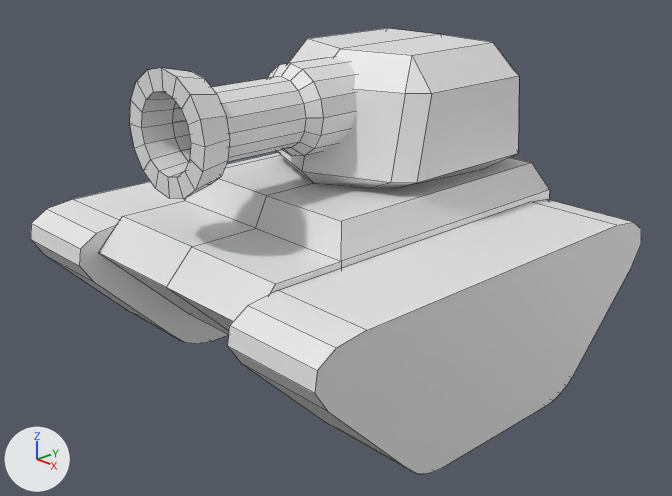
Renders of the Blender file Tank/Tank1.blend from each side of a commit.
Both versions are drawn from a 50 mm lens placed at (4.49, -4.21, 3.15), pointed at (0.09, -0.07, 0.88). The lights are fixed; the arrows at lower left show +X, +Y and +Z. Mesh edges are drawn as thin lines.

In view in the first picture: 'Cabine', 'Cannon', 'Center', 'Tracks'.
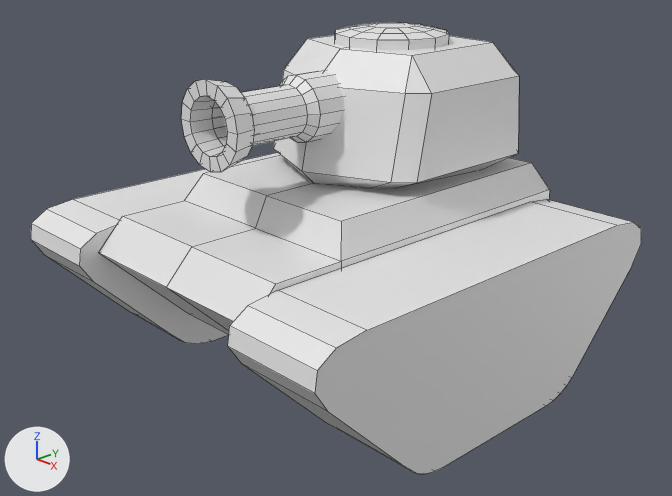
Commit message: Add tapa

Location of each change, [x1, y1, x2, y2] in pixels of the pictures (672 x 496 px):
'Cannon', rescaled (28% narrower, 29% shorter)
    before: [130, 57, 356, 199]
    after: [181, 71, 344, 172]
'Tapa', added
    after: [335, 23, 449, 50]

Edits to the bpy script that builds the scene:
```text
Add me_cylinder_001:
    me_cylinder_001.from_pydata(...)  # 48 vertices, 37 faces; spans x -1.0..1.0, y -1.0..1.0, z -1.0..1.57
Change ob_cannon:
    ob_cannon.scale: (0.3, 0.3, 0.3) -> (0.22, 0.22, 0.22)
Add ob_tapa:
    ob_tapa = bpy.data.objects.new('Tapa', me_cylinder_001)
    ob_tapa.location = (0.0, 0.534, 2.204)
    ob_tapa.scale = (0.4, 0.4, 0.08)
```
